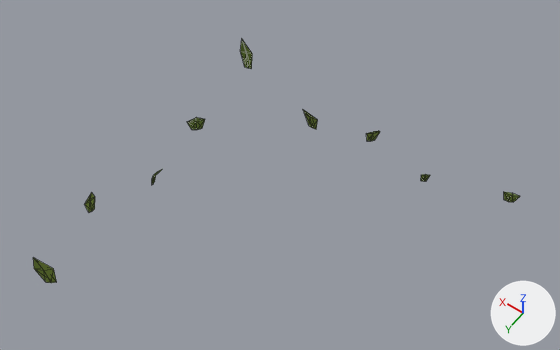
Two versions of the glTF model assets/custom/models/tile_decorations/tile_grass_corner_01.glb, one commit apart.
Both versions are drawn from a 50 mm camera at (-0.606, 0.862, 1.682) aimed at (0.08, -0.098, 0.173). The axes (+X, +Y, +Z) are drawn at lower right. The lights are the same throughout. The older version comes first. Mesh edges are drawn as thin lines. Vertices at exactly the same position are counted once.

In view in the first picture: 'tile_grass_corner_01'.
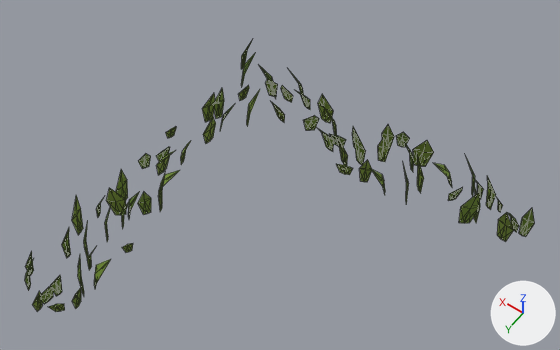
Patch to the scene script:
```diff
--- a/assets/custom/models/tile_decorations/tile_grass_corner_01.glb.py
+++ b/assets/custom/models/tile_decorations/tile_grass_corner_01.glb.py
@@ me_tile_grass_corner_01_mesh @@
-me_tile_grass_corner_01_mesh.from_pydata(...)  # 81 vertices, 126 faces; spans x -0.415..0.5, y -0.5..0.417, z -0.006..0.155
+me_tile_grass_corner_01_mesh.from_pydata(...)  # 639 vertices, 994 faces; spans x -0.483..0.5, y -0.5..0.478, z -0.006..0.175
+# me_tile_grass_corner_01_mesh part 1: the loose piece of 9 vertices spanning x 0.464..0.5, y -0.5..-0.453, z -0.006..0.155 is scaled about its middle by (1.01, 1.05, 0.713), then moved by (-0.544, 0.001, -0.023)
+# me_tile_grass_corner_01_mesh part 2: the loose piece of 9 vertices spanning x 0.386..0.428, y -0.002..0.024, z -0.006..0.079 is multiplied about its middle by the matrix ((-0.529, 1.647, -0.005), (-1.646, -0.529, -0.048), (-0.047, -0.009, 1.729)), then moved by (-0.299, -0.349, 0.032)
+# me_tile_grass_corner_01_mesh part 3: the loose piece of 9 vertices spanning x 0.163..0.209, y -0.411..-0.353, z -0.006..0.121 is scaled about its middle by (0.737, 0.703, 1.32), then moved by (-0.652, -0.016, 0.02)
+# me_tile_grass_corner_01_mesh part 4: the loose piece of 9 vertices spanning x 0.464..0.5, y 0.161..0.195, z -0.006..0.11 is multiplied about its middle by the matrix ((-0.681, 1.012, 0.015), (-1.012, -0.682, 0.016), (0.022, -0.003, 1.22)), then moved by (-0.592, -0.603, 0.012)
+# me_tile_grass_corner_01_mesh part 5: the loose piece of 9 vertices spanning x 0.163..0.209, y -0.411..-0.353, z -0.006..0.121 is copied, and the copy is multiplied about its middle by the matrix ((0.791, -0.659, -0.019), (0.66, 0.791, 0.022), (0.0, -0.029, 1.03)), then moved by (-0.018, 0.007, 0.001); it spans x 0.147..0.197, y -0.406..-0.351, z -0.006..0.123
+# me_tile_grass_corner_01_mesh part 6: the loose piece of 9 vertices spanning x -0.014..0.031, y -0.472..-0.425, z -0.006..0.098 is multiplied about its middle by the matrix ((0.983, -0.093, 0.012), (0.093, 0.983, -0.011), (-0.011, 0.012, 0.987)), then moved by (0.328, 0.9, 0.0)
+# me_tile_grass_corner_01_mesh part 7: the loose piece of 9 vertices spanning x 0.464..0.5, y 0.161..0.195, z -0.006..0.11 is copied, and the copy is turned 15.4 degrees about the z axis through its middle and scaled by 0.986, then moved by (-0.101, 0.281, -0.001); it spans x 0.363..0.398, y 0.445..0.478, z -0.006..0.109
+# me_tile_grass_corner_01_mesh part 8: the loose piece of 9 vertices spanning x 0.464..0.5, y 0.161..0.195, z -0.006..0.11 is copied, and the copy is turned 42 degrees about the z axis through its middle and scaled by 1.04, then moved by (-0.098, -0.024, 0.002); it spans x 0.366..0.403, y 0.144..0.176, z -0.006..0.114
+# me_tile_grass_corner_01_mesh part 9: the loose piece of 9 vertices spanning x 0.405..0.443, y 0.385..0.417, z -0.006..0.155 is deleted
+# me_tile_grass_corner_01_mesh part 10: the loose piece of 9 vertices spanning x 0.418..0.465, y -0.221..-0.174, z -0.006..0.1 is deleted
+# me_tile_grass_corner_01_mesh part 11: 18 vertices removed from x -0.415..-0.164, y -0.5..-0.378, z -0.006..0.103; 567 vertices added at x -0.452..0.5, y -0.5..0.459, z -0.006..0.175
 me_tile_grass_corner_01_mesh.materials.append(mat_tiledetails_grass)
```

Changed parts and their boxes (x1, y1, x2, y2) in the pictures (560 x 350 px; the box of a moved part takes in the faces that stretch with it):
'tile_grass_corner_01', reshaped (12% taller): before (33, 40, 520, 283); after (25, 39, 535, 312)
part 1 of me_tile_grass_corner_01_mesh, moved or reshaped: before (240, 40, 252, 69); after (396, 132, 410, 147)
part 2 of me_tile_grass_corner_01_mesh, moved or reshaped: before (152, 169, 162, 185); after (319, 129, 334, 151)
part 3 of me_tile_grass_corner_01_mesh, moved or reshaped: before (303, 110, 318, 129); after (519, 207, 535, 237)
part 4 of me_tile_grass_corner_01_mesh, moved or reshaped: before (85, 192, 95, 213); after (403, 140, 414, 172)
part 5 of me_tile_grass_corner_01_mesh, added: after (304, 116, 319, 130)
part 6 of me_tile_grass_corner_01_mesh, moved or reshaped: before (366, 131, 380, 141); after (49, 304, 65, 312)
part 7 of me_tile_grass_corner_01_mesh, added: after (32, 291, 43, 312)
part 8 of me_tile_grass_corner_01_mesh, added: after (122, 199, 131, 228)
part 9 of me_tile_grass_corner_01_mesh, deleted: before (33, 258, 57, 283)
part 10 of me_tile_grass_corner_01_mesh, deleted: before (187, 117, 205, 130)
part 11 of me_tile_grass_corner_01_mesh, built on: before (421, 174, 520, 202); after (25, 39, 519, 308)
